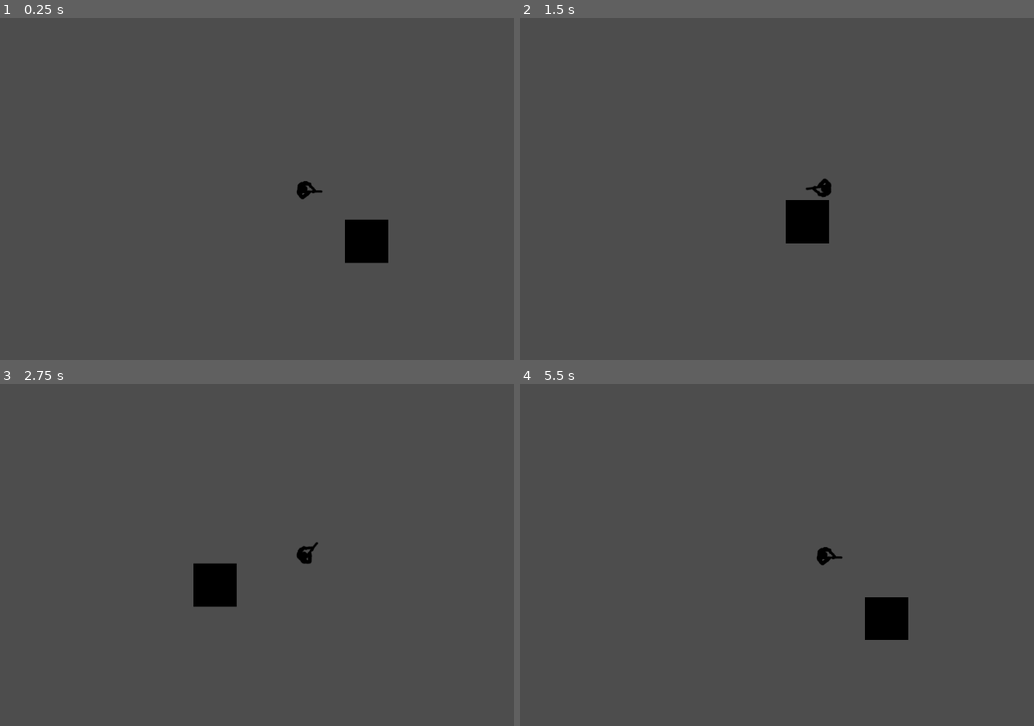
Above: before the commit, frames 1-4 (two rows, left to right).
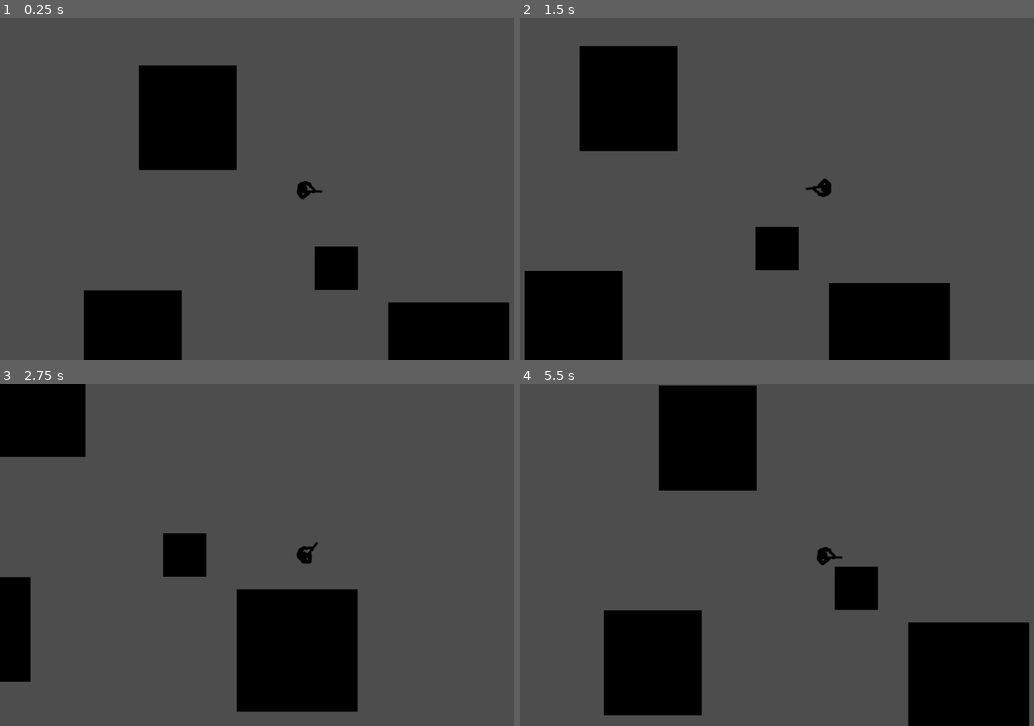
Above: after the commit, the same moments.

Repository: OskarSan/topdownshooter
Game: Godot game, scene res://scenes/world.tscn
Same seed, same stepped clock (60 frames per second), same inputs: the game is played once before the commit and once after it.
Inputs (mouse positions are in pixels of both pictures, inside the frame that each line leads up to):
- Up to frame 1 (0.25 s): no input
- Up to frame 2 (1.5 s): tap Enter at 0.5 s; move the mouse to (956, 171) at 0.52 s; hold D (move_right) 0.53-1.28 s; click (956, 171) at 0.6 s; move the mouse to (705, 206) at 1.27 s; hold S (move_down) from 1.28 s (still down); click (705, 206) at 1.35 s
- Up to frame 3 (2.75 s): move the mouse to (364, 479) at 2.02 s; release S (move_down) at 2.03 s; hold D (move_right) from 2.03 s (still down); click (364, 479) at 2.1 s
- Up to frame 4 (5.5 s): move the mouse to (792, 623) at 2.77 s; release D (move_right) at 2.78 s; hold W (move_up) 2.78-3.53 s; click (792, 623) at 2.85 s; move the mouse to (1008, 606) at 3.52 s; hold A (move_left) 3.53-5.03 s; click (1008, 606) at 3.6 s; move the mouse to (643, 503) at 4.27 s; click (643, 503) at 4.35 s; move the mouse to (854, 555) at 5.02 s; hold S (move_down) from 5.03 s (still down); click (854, 555) at 5.1 s

The runs differ from the first frame. In frame 1, 16% of the frame differs, in the area x 16-100%, y 13-100%; in frame 2, 18%; in frame 3, 16%; in frame 4, 21%, in the area x 16-100%, y 0-100%.

Commit message:
more boxes

Diff:
--- a/scenes/world.tscn
+++ b/scenes/world.tscn
@@ -12,6 +12,7 @@
 
 [node name="environment" type="Node2D" parent="."]
 visibility_layer = 3
+position = Vector2(-57, 51)
 
 [node name="block" type="StaticBody2D" parent="environment"]
 collision_mask = 3
@@ -25,3 +26,47 @@
 position = Vector2(118.039, 98.9734)
 scale = Vector2(2.19227, 1.60531)
 shape = SubResource("RectangleShape2D_gdkbx")
+
+[node name="block2" type="StaticBody2D" parent="environment"]
+scale = Vector2(2.79781, 2.82628)
+collision_mask = 3
+
+[node name="Sprite2D" type="Sprite2D" parent="environment/block2"]
+position = Vector2(118, 99)
+scale = Vector2(0.640002, 0.640001)
+texture = ExtResource("2_ktkov")
+
+[node name="CollisionShape2D" type="CollisionShape2D" parent="environment/block2"]
+position = Vector2(118.039, 98.9734)
+scale = Vector2(2.19227, 1.60531)
+shape = SubResource("RectangleShape2D_gdkbx")
+
+[node name="block3" type="StaticBody2D" parent="environment"]
+scale = Vector2(-2.26596, 2.42393)
+collision_mask = 3
+
+[node name="Sprite2D" type="Sprite2D" parent="environment/block3"]
+position = Vector2(118, 99)
+scale = Vector2(0.640002, 0.640001)
+texture = ExtResource("2_ktkov")
+
+[node name="CollisionShape2D" type="CollisionShape2D" parent="environment/block3"]
+position = Vector2(118.039, 98.9734)
+scale = Vector2(2.19227, 1.60531)
+shape = SubResource("RectangleShape2D_gdkbx")
+
+[node name="block4" type="StaticBody2D" parent="environment"]
+position = Vector2(104, -426)
+rotation = 3.14159
+scale = Vector2(2.26596, -2.42393)
+collision_mask = 3
+
+[node name="Sprite2D" type="Sprite2D" parent="environment/block4"]
+position = Vector2(118, 99)
+scale = Vector2(0.640002, 0.640001)
+texture = ExtResource("2_ktkov")
+
+[node name="CollisionShape2D" type="CollisionShape2D" parent="environment/block4"]
+position = Vector2(118.039, 98.9734)
+scale = Vector2(2.19227, 1.60531)
+shape = SubResource("RectangleShape2D_gdkbx")
